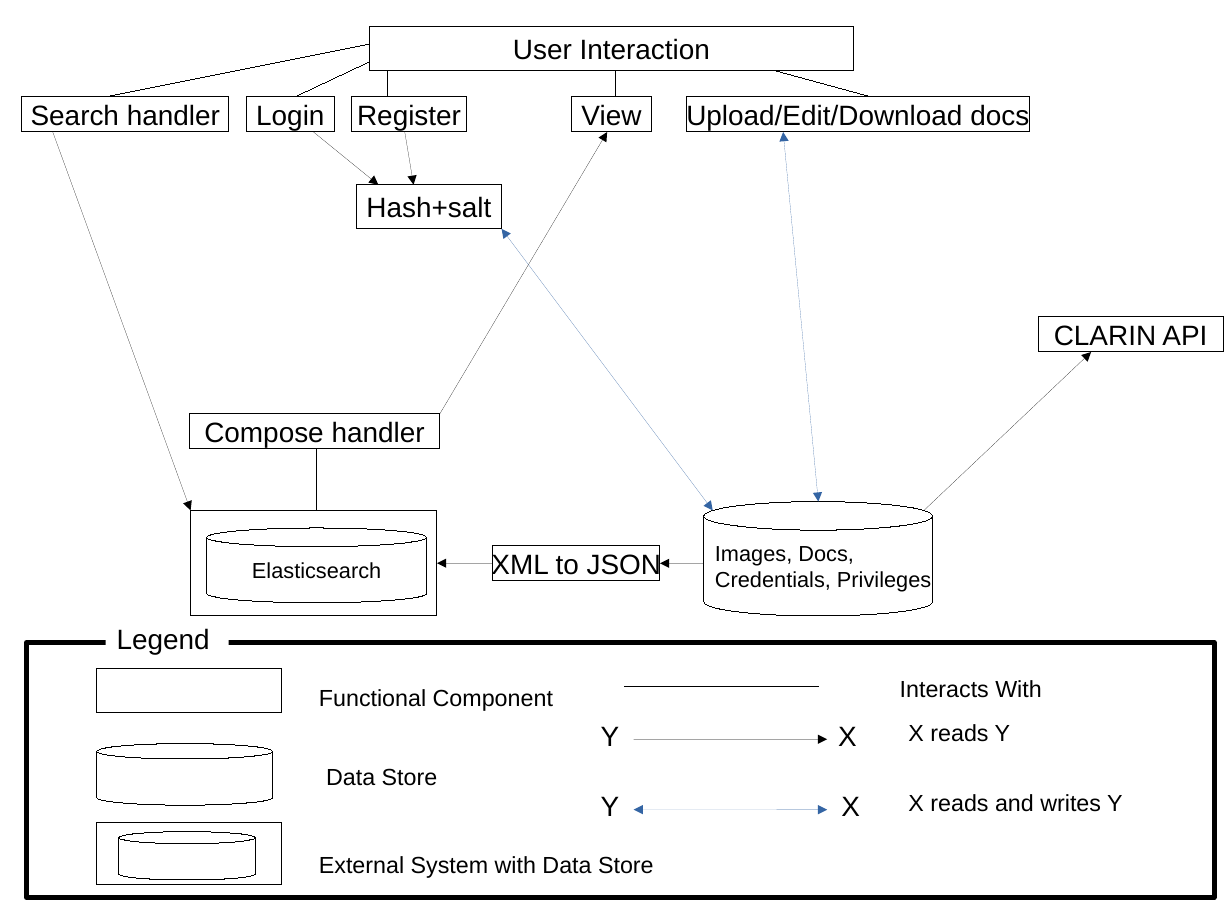
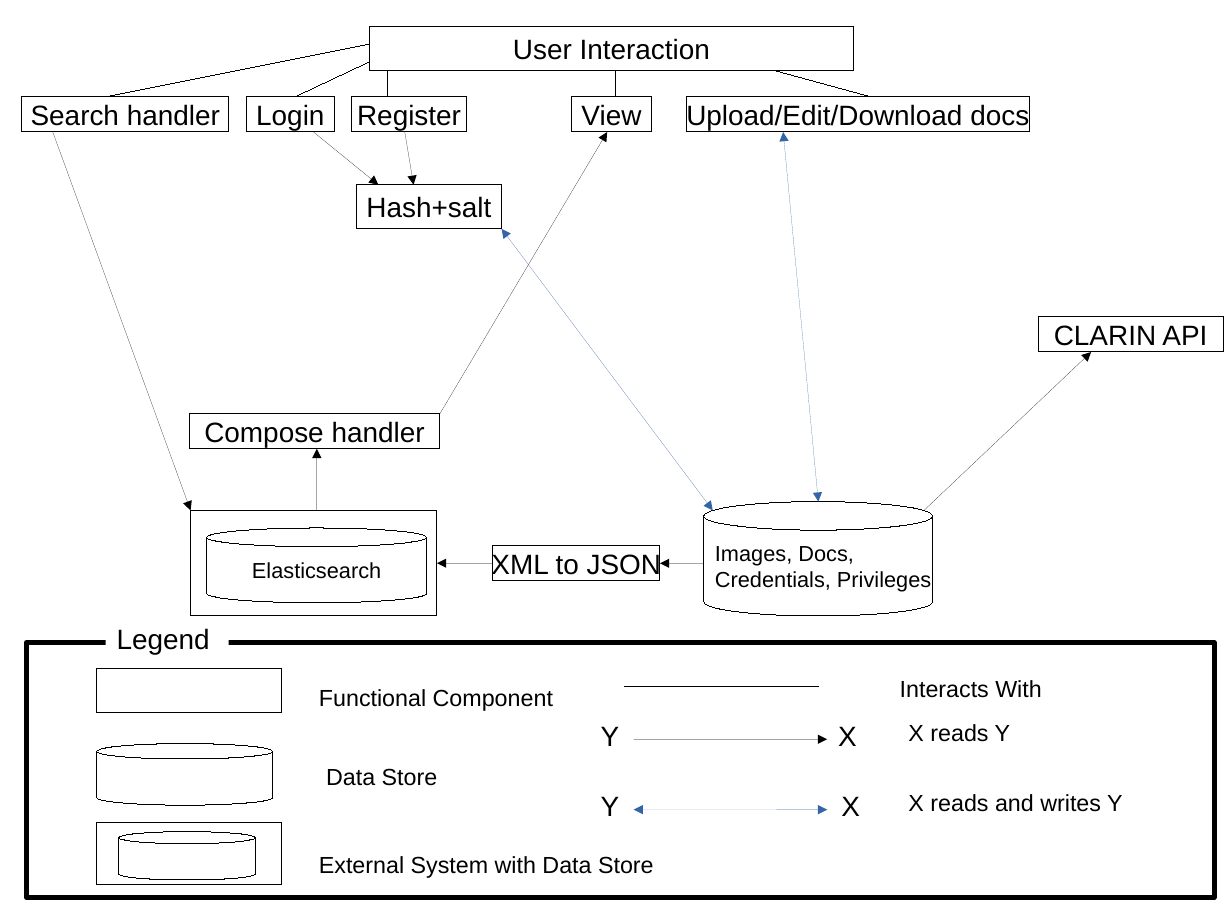
Before and after one commit to rst0git/LACR-Demo, a slide deck: slide 1 of coursework/Diagrams/Architectural-Diagrams/Architectual-Diagram-Marcel.odp. Drawn at 1232x924 pixels with LibreOffice and Linux fonts; fonts in the diff are those of the drawing. Boxes give left, top, right and bottom in pixels: in the first picture for what was removed or moved away, otherwise in the second. Text is boxed around its words. In the diff, an @@ line names an element or a change of style, - is before the commit and + after.

```diff
--- a/coursework/Diagrams/Architectural-Diagrams/Architectual-Diagram-Marcel.odp
+++ b/coursework/Diagrams/Architectural-Diagrams/Architectual-Diagram-Marcel.odp
@@ line moved from (316, 449) - (316, 511) to (316, 511) - (316, 449) @@
@@ line (316, 511) - (316, 449): line to arrow @@
```
Also in this commit, not shown: 1 other file.
